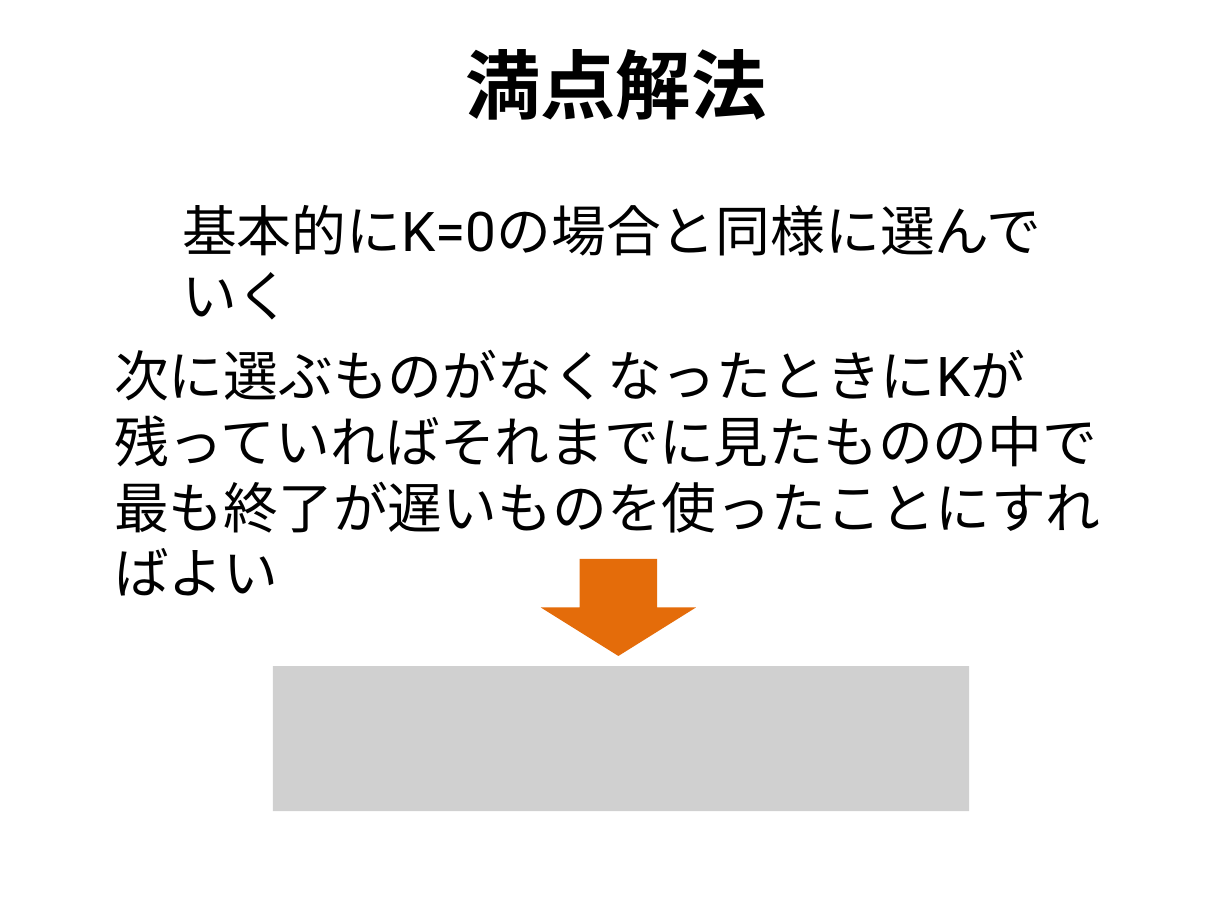
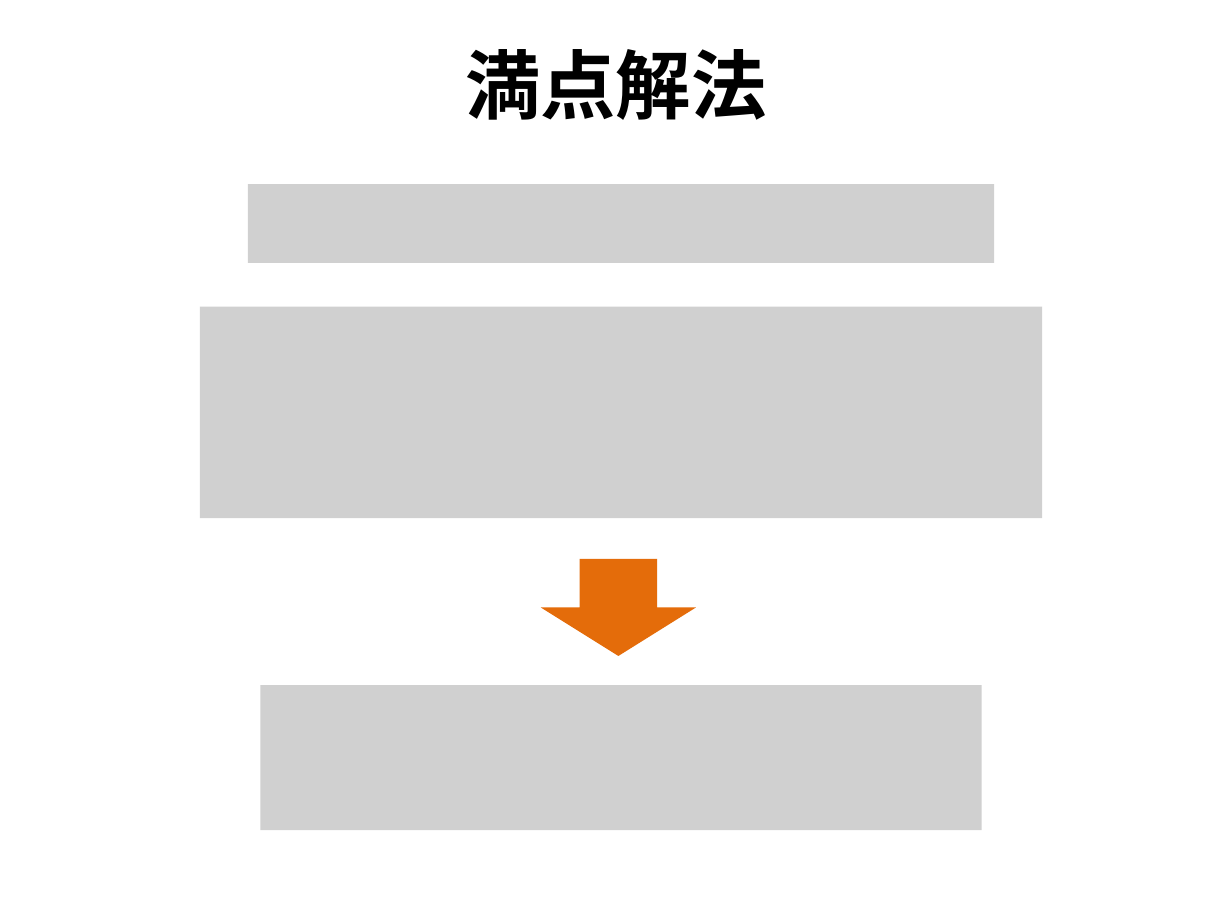
Before and after one commit to utpcjp/utpcjp.github.com, a slide deck: slide 9 of 2013/slides/G.pptx (slide 5 before the commit). Drawn at 1232x924 pixels with LibreOffice and Linux fonts; fonts in the diff are those of the drawing; grey boxes stand for pictures. Boxes give left, top, right and bottom in pixels: in the first picture for what was removed or moved away, otherwise in the second. Text is boxed around its words. In the diff, an @@ line names an element or a change of style, - is before the commit and + after.

```diff
--- a/2013/slides/G.pptx
+++ b/2013/slides/G.pptx
@@ text removed at (x1=182, y1=205, x2=1042, y2=256) @@
-基本的にK=0の場合と同様に選んでいく
@@ picture added at (x1=248, y1=185, x2=994, y2=264) @@
@@ picture added at (x1=200, y1=307, x2=1042, y2=519) @@
@@ text removed at (x1=114, y1=349, x2=1026, y2=401) @@
-次に選ぶものがなくなったときにKが残っていればそれまでに見たものの中で最も終了が遅いものを使ったことにすればよい
@@ picture resized from (x1=274, y1=667, x2=970, y2=812) to (x1=260, y1=685, x2=981, y2=830) @@
```
Also in this commit, not shown: 3 other slides changed, 5 slides added, 1 slide removed, 6 other files.
